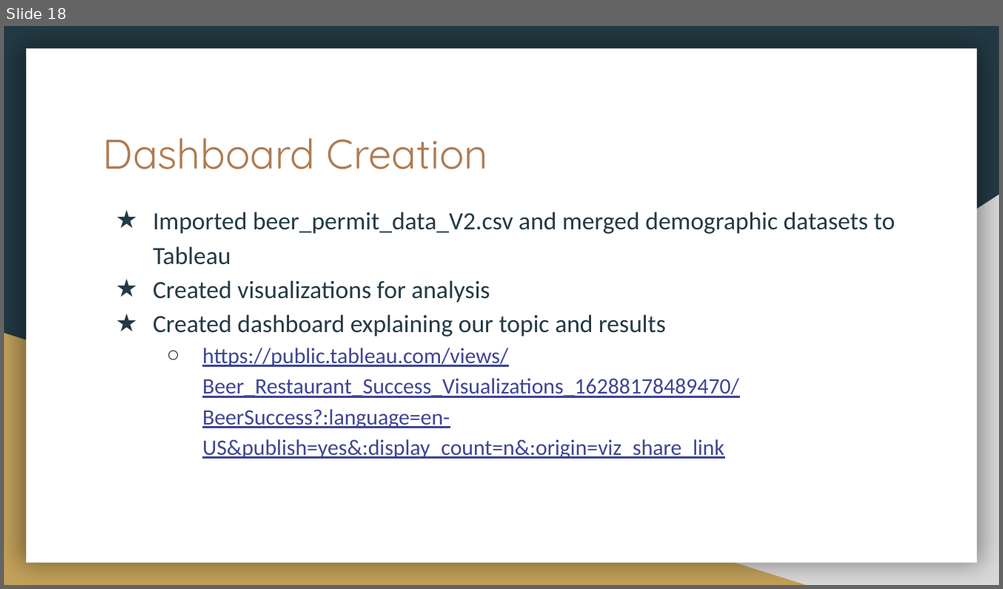
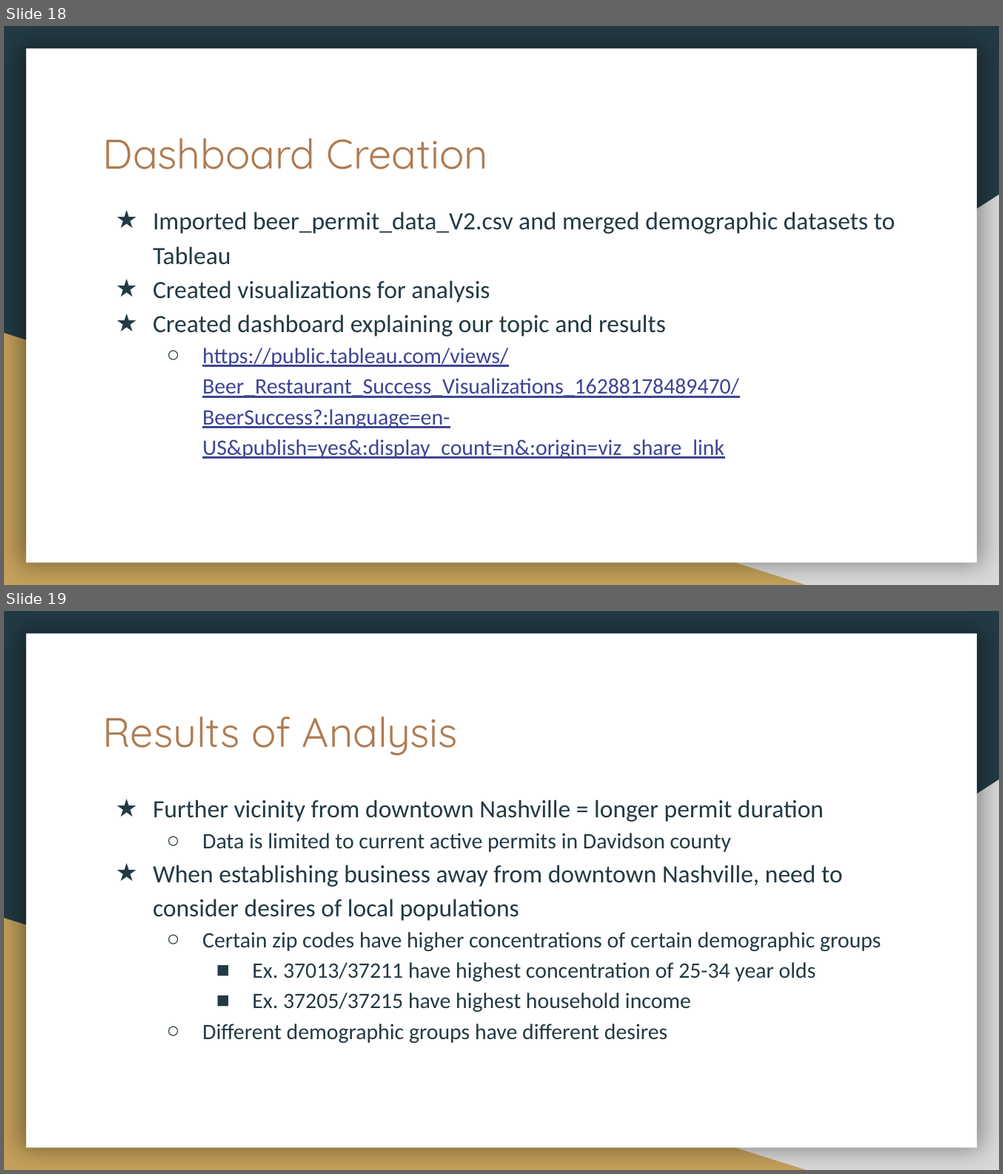
Before and after one commit to HannaKim4673/Beer_Restaurant_Success, a slide deck: Beer Restaurant Success.pptx. Shown one above the other, each under a label of ours: slide 18 before the commit, slides 18 and 19 after it. The pictures are 1003x589 and 1003x1174 pixels, drawn with LibreOffice and Linux fonts; fonts in the diff are those of the drawing; background and template pictures are left out. Boxes give left, top, right and bottom in pixels: in the first picture for what was removed or moved away, otherwise in the second. Text is boxed around its words. In the diff, an @@ line names an element or a change of style, - is before the commit and + after.

```diff
--- a/Beer Restaurant Success.pptx
+++ b/Beer Restaurant Success.pptx
@@ slide 19 added at [4, 611, 999, 1170], background picture (left out); not listed: 3 template elements that a slide beside it also shows @@
@@ title added at [103, 716, 458, 755], 30 pt, text #AF7B51 @@
+Results of Analysis
@@ text added at [153, 800, 880, 1043], 16 pt, text #233A44 @@
+★ Further vicinity from downtown Nashville = longer permit duration
+  ○ Data is limited to current active permits in Davidson county
+★ When establishing business away from downtown Nashville, need to consider desires of local populations
+  ○ Certain zip codes have higher concentrations of certain demographic groups
+    ■ Ex. 37013/37211 have highest concentration of 25-34 year olds
+    ■ Ex. 37205/37215 have highest household income
+  ○ Different demographic groups have different desires
```
Also in this commit, not shown: 7 slides changed, 2 other slides added.
